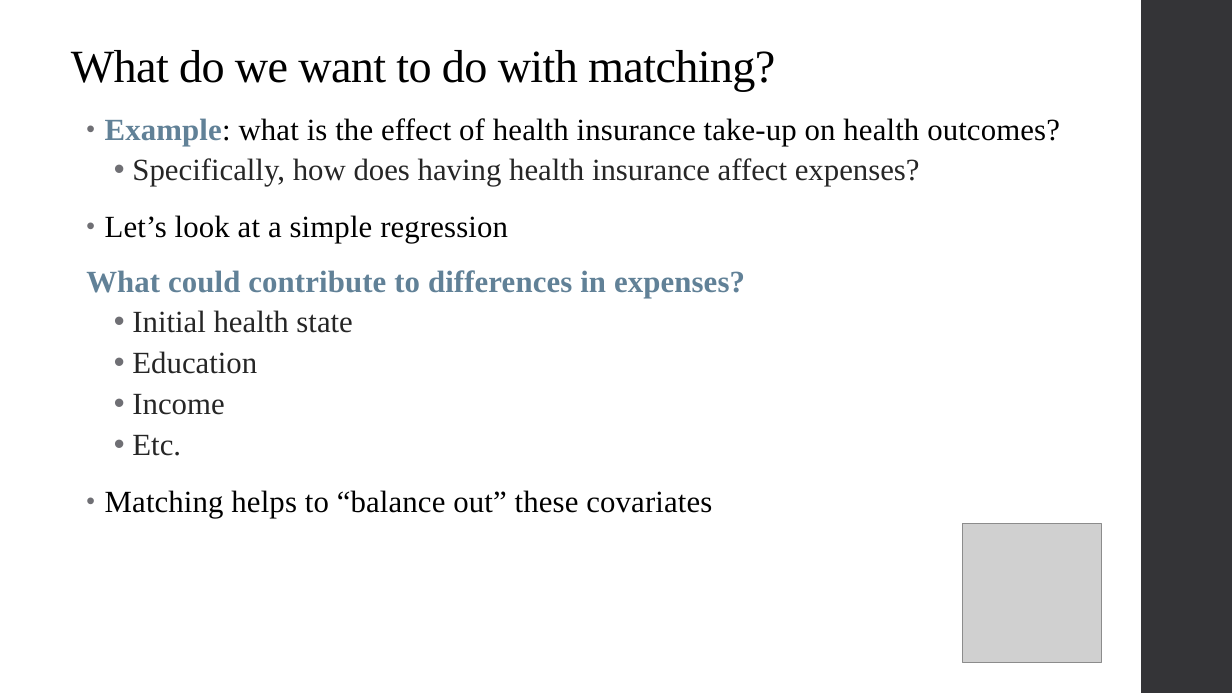
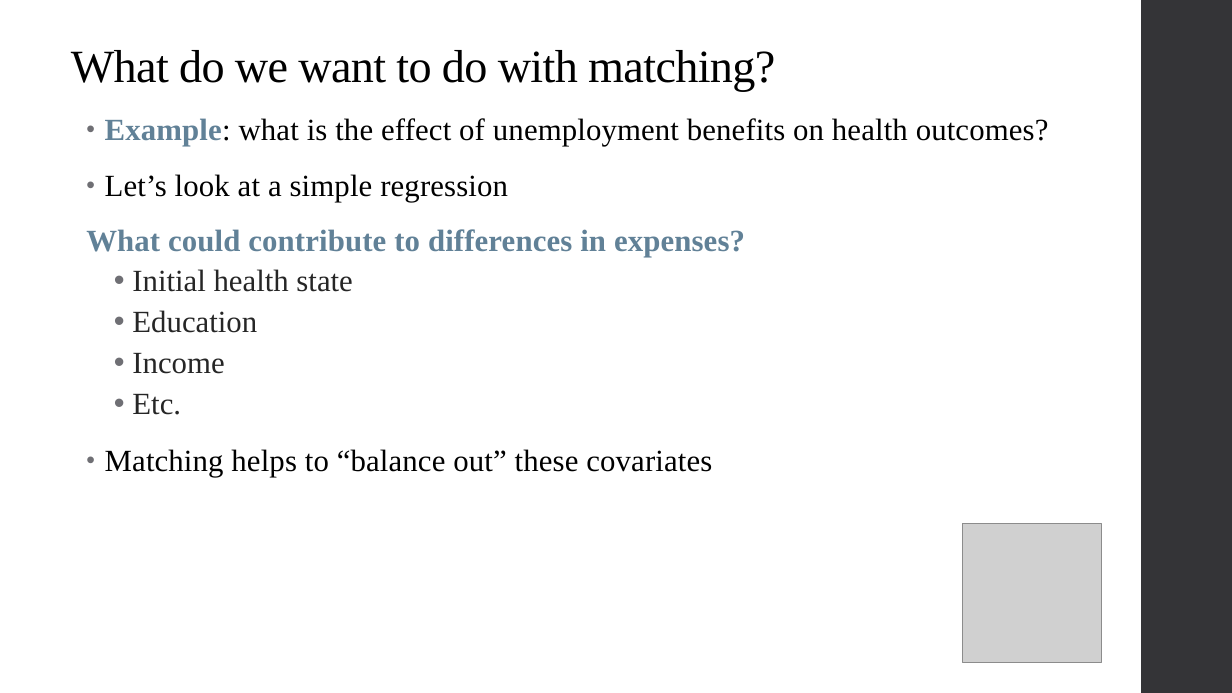
Before and after one commit to qiufei/fork-HAD5744, a slide deck: slide 20 of Lecture06_Matching/Lecture06_Matching_2022F.pptx (slide 17 before the commit). Drawn at 1232x693 pixels with LibreOffice and Linux fonts; fonts in the diff are those of the drawing; grey boxes stand for pictures. Boxes give left, top, right and bottom in pixels: in the first picture for what was removed or moved away, otherwise in the second. Text is boxed around its words. In the diff, an @@ line names an element or a change of style, - is before the commit and + after.

```diff
--- a/Lecture06_Matching/Lecture06_Matching_2022F.pptx
+++ b/Lecture06_Matching/Lecture06_Matching_2022F.pptx
@@ text at (x1=105, y1=118, x2=1049, y2=146): text changed @@
-• Example: what is the effect of health insurance take-up on health outcomes?
-  • Specifically, how does having health insurance affect expenses?
+• Example: what is the effect of unemployment benefits on health outcomes?
```
Also in this commit, not shown: 14 other slides changed, 14 slides added, 2 slides removed, 16 other files.
